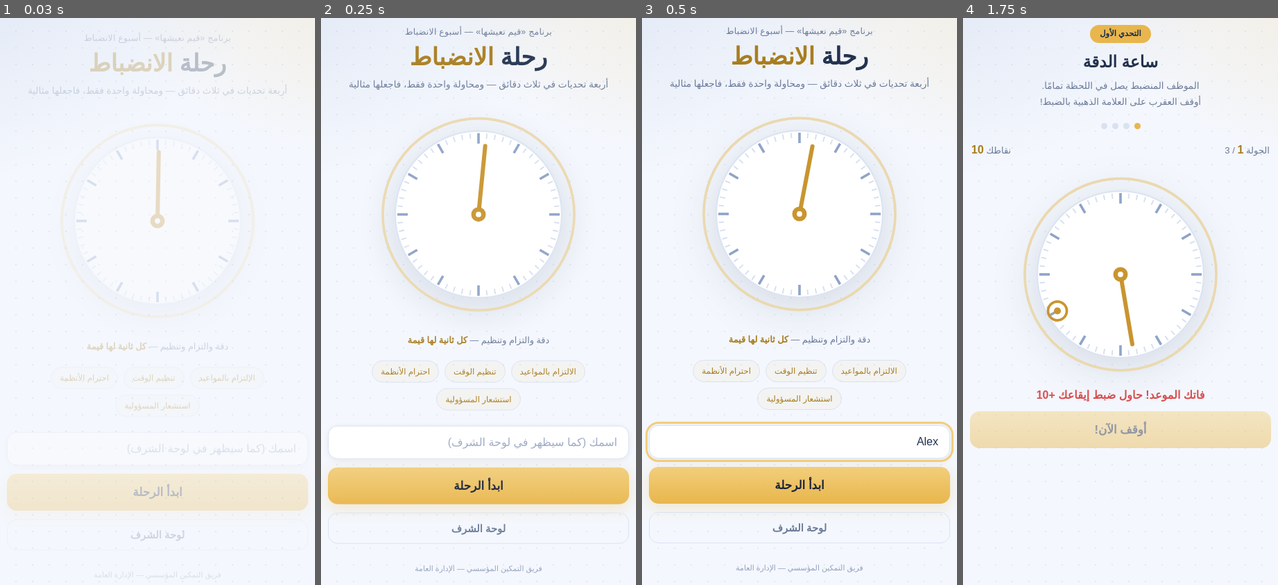
Above: before the commit, frames 1-4 (left to right).
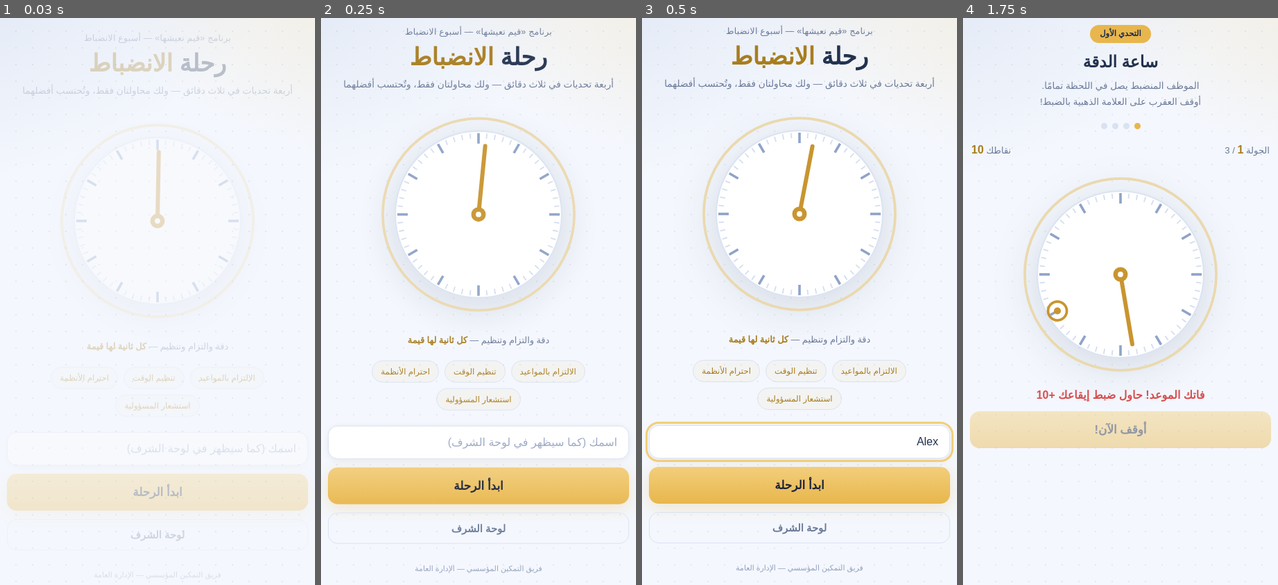
Above: after the commit, the same moments.

Repository: andulsalmnar-dotcom/discipline-game
Game: browser game, page index.html
The game is run twice, just before and just after one commit, with the same random seed, the same clock (stepped at 60 frames per second) and the same inputs.
Inputs (mouse positions are in pixels of both pictures, inside the frame that each line leads up to):
- Up to frame 1 (0.03 s): no input
- Up to frame 2 (0.25 s): no input
- Up to frame 3 (0.5 s): click (799, 443) at 0.27 s; type "Alex" at 0.27 s
- Up to frame 4 (1.75 s): click "ابدأ الرحلة" at 0.52 s; click "أوقف الآن!" at 1.27 s

The runs differ from the first frame. In frame 1, 0.2% of the frame differs, in the area x 7-93%, y 11-14%; in frame 2, 0.5%; in frame 3, 0.5%, in the area x 7-93%, y 10-13%; in frame 4, nothing differs.

Commit message:
محاولتان لكل مشارك وتُحتسب الأفضل
Co-Authored-By: Claude Opus 5.5 <noreply@anthropic.com>
Claude-Session: https://claude.ai/code/session_012CRFJhBb9dGr4uu6Vkro91

Diff:
--- a/index.html
+++ b/index.html
@@ -66,6 +66,7 @@
   background:transparent;border:1.5px solid var(--navy-line);color:var(--mist);
   transition:border-color .15s,color .15s;
 }
+[hidden]{display:none!important}
 .ghost:active{border-color:var(--gold-dim);color:var(--gold-soft)}
 .stack{display:flex;flex-direction:column;gap:12px}
 .spacer{flex:1}
@@ -306,7 +307,7 @@
     <div class="brand">
       <div class="prog">برنامج «قيم نعيشها» — أسبوع الانضباط</div>
       <h1>رحلة <span>الانضباط</span></h1>
-      <div class="sub">أربعة تحديات في ثلاث دقائق — ومحاولة واحدة فقط، فاجعلها مثالية</div>
+      <div class="sub">أربعة تحديات في ثلاث دقائق — ولك محاولتان فقط، وتُحتسب أفضلهما</div>
     </div>
 
     <div class="dial-wrap" aria-hidden="true">
@@ -445,6 +446,7 @@
     <div class="spacer"></div>
     <div class="stack">
       <button class="btn" id="btnBoard">لوحة الشرف</button>
+      <button class="ghost" id="btnRetry" hidden>ابدأ محاولتك الثانية</button>
       <button class="ghost" id="btnShare">نسخ نتيجتي لمشاركتها</button>
     </div>
   </section>
@@ -805,9 +807,14 @@
     });
   },150);
   if(!skipSave){
-    try{localStorage.setItem("disc_result",JSON.stringify({name:state.name,scores:state.scores}));}catch(e){}
+    try{
+      const prev=JSON.parse(localStorage.getItem("disc_result")||"null");
+      const prevTotal=prev&&prev.scores?prev.scores.reduce((a,b)=>a+b,0):-1;
+      if(total>prevTotal)localStorage.setItem("disc_result",JSON.stringify({name:state.name,scores:state.scores}));
+    }catch(e){}
     saveScore(total,title);
   }
+  updateRetry();
 }
 
 /* ================= score saving ================= */
@@ -956,7 +963,18 @@
 });
 
 /* ================= wiring ================= */
-function hasPlayed(){try{return localStorage.getItem("disc_played")==="1";}catch(e){return false;}}
+const MAX_PLAYS=2;
+function plays(){
+  try{
+    const v=parseInt(localStorage.getItem("disc_plays")||"0",10)||0;
+    return Math.max(v,localStorage.getItem("disc_played")==="1"?1:0);
+  }catch(e){return 0;}
+}
+function hasPlayed(){return plays()>=MAX_PLAYS;}
+function updateRetry(){
+  const left=MAX_PLAYS-plays();
+  $("btnRetry").hidden=left<=0;
+}
 function showStoredResult(){
   try{
     const r=JSON.parse(localStorage.getItem("disc_result")||"null");
@@ -964,28 +982,44 @@
   }catch(e){}
   return false;
 }
+function startAttempt(){
+  const n=(state.name&&plays()>0)?state.name:$("playerName").value.trim();
+  if(!n){toast("اكتب اسمك أولًا لتدخل المنافسة");$("playerName").focus();return;}
+  state.name=n;
+  const used=plays()+1;
+  try{localStorage.setItem("disc_name",n);localStorage.setItem("disc_plays",String(used));}catch(e){}
+  if(used===MAX_PLAYS)toast("هذه محاولتك الأخيرة — تُحتسب أفضل نتيجة لك");
+  state.stage=0;state.scores=[0,0,0,0];
+  g1Start();
+}
+function refreshHome(){
+  const p=plays();
+  if(p>=MAX_PLAYS){$("btnStart").textContent="عرض أفضل نتيجة لي";}
+  else if(p===1){$("btnStart").textContent="ابدأ محاولتك الثانية";}
+  else{$("btnStart").textContent="ابدأ الرحلة";}
+  if(p>0){$("playerName").value=state.name;$("playerName").disabled=true;}
+}
 $("btnStart").addEventListener("click",()=>{
   if(hasPlayed()){
-    toast("لكل شخص محاولة واحدة فقط");
+    toast("لكل شخص محاولتان فقط");
     if(!showStoredResult())openBoard();
     return;
   }
-  const n=$("playerName").value.trim();
-  if(!n){toast("اكتب اسمك أولًا لتدخل المنافسة");$("playerName").focus();return;}
-  state.name=n;
-  try{localStorage.setItem("disc_name",n);localStorage.setItem("disc_played","1");}catch(e){}
-  state.stage=0;state.scores=[0,0,0,0];
-  g1Start();
+  startAttempt();
+});
+$("btnRetry").addEventListener("click",()=>{
+  if(hasPlayed()){toast("لكل شخص محاولتان فقط");updateRetry();return;}
+  startAttempt();
 });
 $("btnLeaderHome").addEventListener("click",openBoard);
 $("btnBoard").addEventListener("click",openBoard);
 $("btnPlayFromLb").addEventListener("click",()=>{
-  if(hasPlayed()){toast("لكل شخص محاولة واحدة فقط");if(!showStoredResult())show("scr-home");return;}
-  show("scr-home");
+  if(hasPlayed()){toast("لكل شخص محاولتان فقط");if(!showStoredResult())show("scr-home");return;}
+  refreshHome();show("scr-home");
 });
-$("btnHomeFromLb").addEventListener("click",()=>show("scr-home"));
+$("btnHomeFromLb").addEventListener("click",()=>{refreshHome();show("scr-home");});
 if(state.name)$("playerName").value=state.name;
-if(hasPlayed()){$("btnStart").textContent="عرض نتيجتي";$("playerName").disabled=true;}
+refreshHome();
 </script>
 </body>
 </html>
